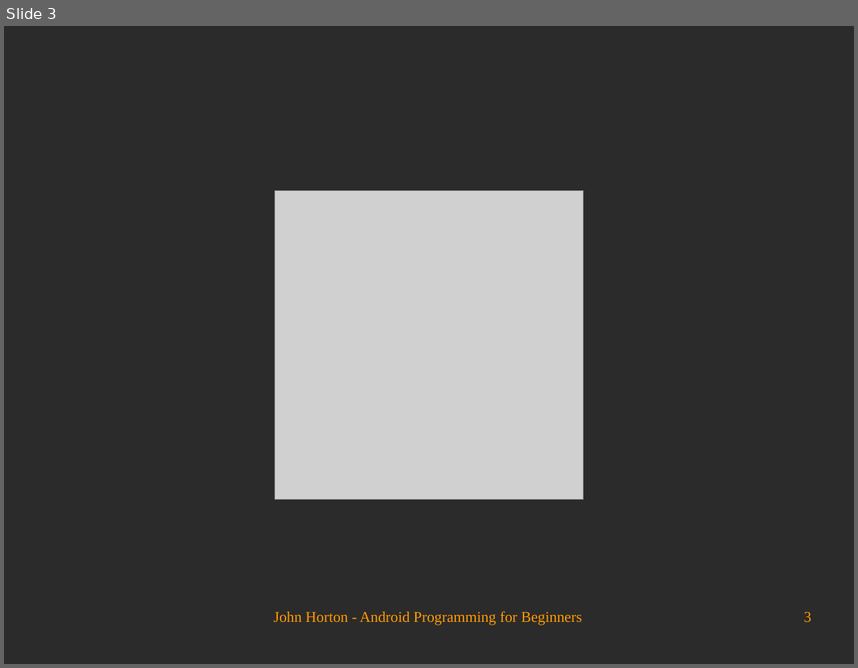
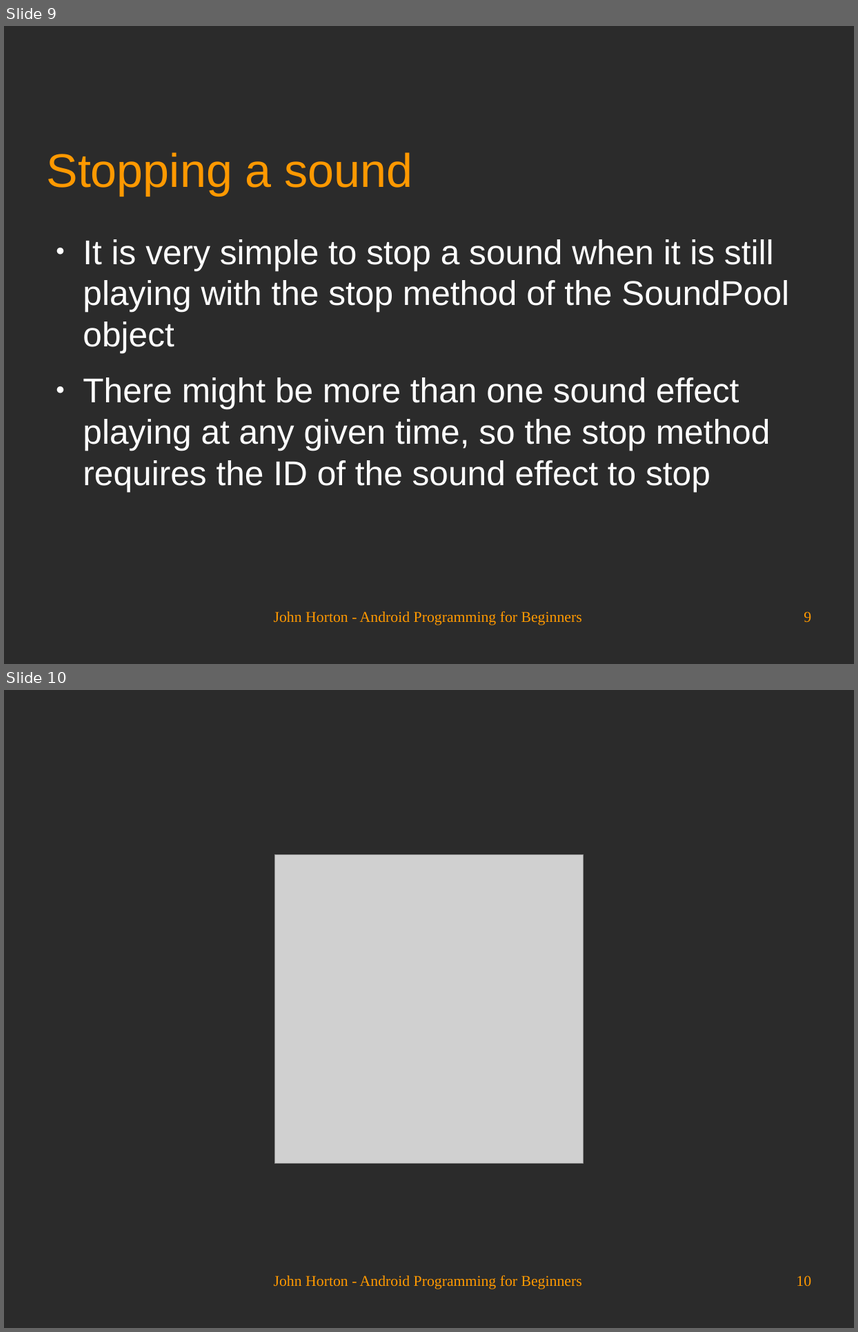
Before and after one commit to Academy-Soft-Intellect/Android-Programming-for-Beginners, a slide deck: 17_Sound_FX_and_Supporting_Different_Versions_of_Android.odp. Shown one above the other, each under a label of ours: slide 3 before the commit, slides 9 and 10 after it. The pictures are 858x668 and 858x1332 pixels, drawn with LibreOffice and Linux fonts; fonts in the diff are those of the drawing; grey boxes stand for pictures; background and template pictures are left out; a plain dark background stands for a picture behind light text. Boxes give left, top, right and bottom in pixels: in the first picture for what was removed or moved away, otherwise in the second. Text is boxed around its words. In the diff, an @@ line names an element or a change of style, - is before the commit and + after.

```diff
--- a/17_Sound_FX_and_Supporting_Different_Versions_of_Android.odp
+++ b/17_Sound_FX_and_Supporting_Different_Versions_of_Android.odp
@@ slide 9 added at (4,26,854,664), background picture (left out) @@
@@ title added at (47,152,413,196), 44 pt, text #FF9900 @@
+Stopping a sound
@@ text added at (83,239,789,491), 32 pt, text #FFFFFF @@
+● It is very simple to stop a sound when it is still playing with the stop method of the SoundPool object
+● There might be more than one sound effect playing at any given time, so the stop method requires the ID of the sound effect to stop
@@ text added at (274,610,582,625), 14 pt, text #FF9900 @@
+John Horton - Android Programming for Beginners
@@ page number added at (804,611,811,622), 14 pt, text #FF9900 @@
+9
@@ what was slide 3 is now slide 10 @@
@@ page number at (796,1275,811,1285): text changed @@
-3
+10
```
Also in this commit, not shown: 2 slides changed, 6 other slides added.
